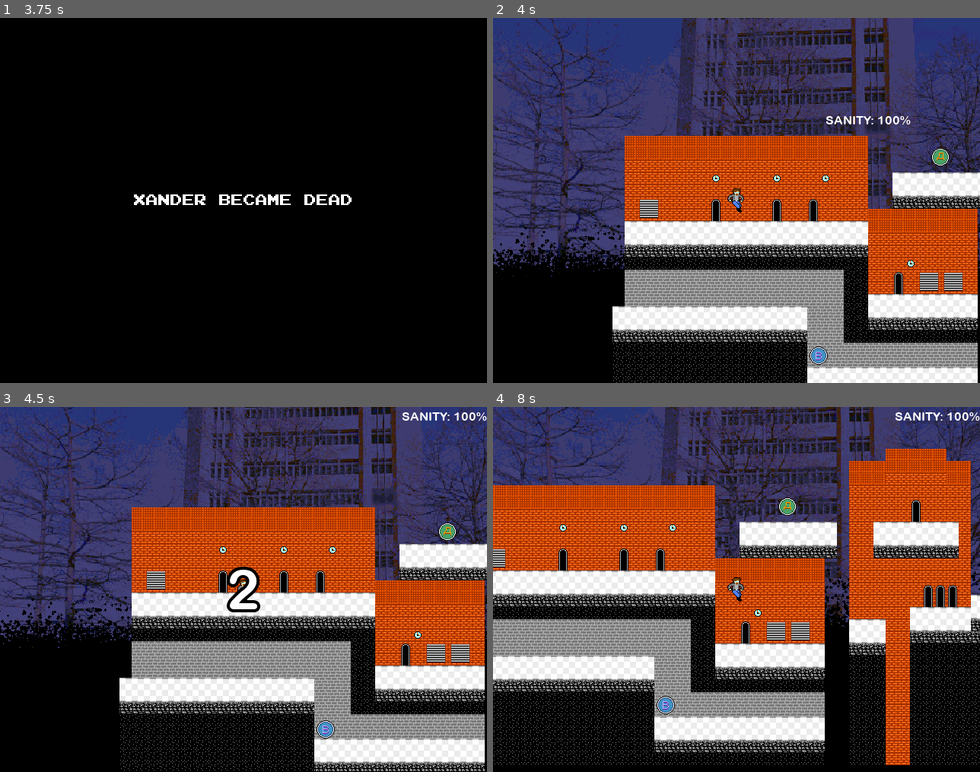
Above: before the commit, frames 1-4 (two rows, left to right).
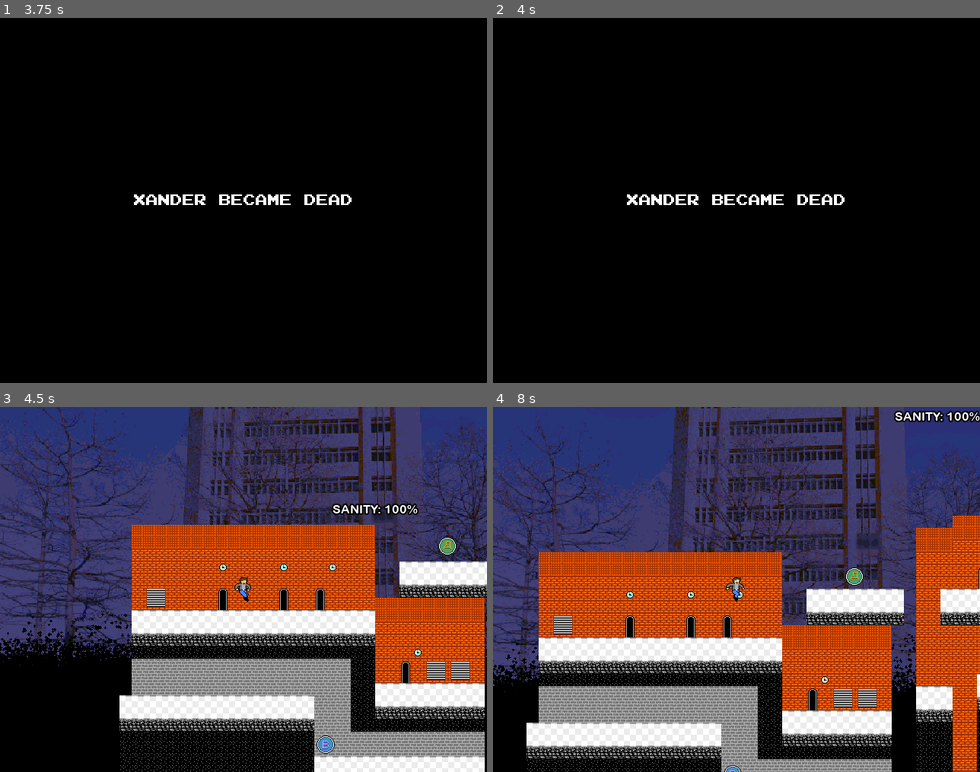
Above: after the commit, the same moments.

Repository: TheTophatDemon/GDA-Nov-2021-Game-Jam
Game: Godot game, scene res://scenes/lose.tscn
Same seed, same stepped clock (60 frames per second), same inputs: the game is played once before the commit and once after it. This scene is started directly instead of the project's main scene.
Inputs:
- Up to frame 1 (3.75 s): tap Enter at 0.5, 2, 3.5 s; hold Right (move_right) 0.53-1.28 s; tap Z (jump) at 0.77, 1.52, 3.02 s; tap Space at 1.25, 2.75 s; hold Left (move_left) 1.28-2.03 s; hold Right (move_right) 2.03-3.53 s; hold Left (move_left) from 3.53 s (still down)
- Up to frame 2 (4 s): keep holding Left (move_left); tap Z (jump) at 3.77 s
- Up to frame 3 (4.5 s): keep holding Left (move_left); tap M (mute_music) at 4.15 s
- Up to frame 4 (8 s): tap Z (jump) at 4.52, 6.02, 6.77, 7.52 s; release Left (move_left) at 5.78 s; hold Right (move_right) from 5.78 s (still down)

Frame 1 is identical in both runs. In frame 2, 80% of the frame differs, in the area x 0-100%, y 0-100%; in frame 3, 53%; in frame 4, 75%.

Commit message:
Added death and pain sounds

Diff:
--- a/chase-game/objects/dead_player.tscn
+++ b/chase-game/objects/dead_player.tscn
@@ -1,9 +1,15 @@
-[gd_scene load_steps=3 format=2]
+[gd_scene load_steps=4 format=2]
 
 [ext_resource path="res://scripts/dead_player.gd" type="Script" id=1]
 [ext_resource path="res://graphics/xander/xander_death.png" type="Texture" id=2]
+[ext_resource path="res://sounds/death.wav" type="AudioStream" id=3]
 
 [node name="DeadPlayer" type="Sprite"]
 position = Vector2( 129.515, 273.094 )
 texture = ExtResource( 2 )
 script = ExtResource( 1 )
+
+[node name="AudioStreamPlayer" type="AudioStreamPlayer" parent="."]
+stream = ExtResource( 3 )
+autoplay = true
+bus = "SFX"
--- a/chase-game/objects/player.tscn
+++ b/chase-game/objects/player.tscn
@@ -1,9 +1,10 @@
-[gd_scene load_steps=31 format=2]
+[gd_scene load_steps=32 format=2]
 
 [ext_resource path="res://graphics/xander/xander_slide.png" type="Texture" id=1]
 [ext_resource path="res://graphics/xander/xander_skid.png" type="Texture" id=2]
 [ext_resource path="res://objects/player_animator.tscn" type="PackedScene" id=3]
 [ext_resource path="res://scripts/player.gd" type="Script" id=4]
+[ext_resource path="res://sounds/hurt.wav" type="AudioStream" id=5]
 [ext_resource path="res://graphics/xander/xander_run3.png" type="Texture" id=6]
 [ext_resource path="res://graphics/xander/flying_shadow.png" type="Texture" id=7]
 [ext_resource path="res://graphics/xander/xander_walk2.png" type="Texture" id=8]
@@ -269,3 +270,8 @@
 
 [node name="CollisionShape2D" type="CollisionShape2D" parent="KillDetector"]
 shape = SubResource( 11 )
+
+[node name="HurtSound" type="AudioStreamPlayer" parent="."]
+stream = ExtResource( 5 )
+volume_db = -4.052
+bus = "SFX"
--- a/chase-game/scenes/game.tscn
+++ b/chase-game/scenes/game.tscn
@@ -13,6 +13,7 @@
 [ext_resource path="res://scripts/hurt_vignette.gd" type="Script" id=11]
 [ext_resource path="res://sounds/count_start.wav" type="AudioStream" id=12]
 [ext_resource path="res://sounds/count_tick.wav" type="AudioStream" id=13]
+[ext_resource path="res://scripts/music_player.gd" type="Script" id=14]
 [ext_resource path="res://music/chase_song.ogg" type="AudioStream" id=16]
 [ext_resource path="res://graphics/items/d_coin.png" type="Texture" id=17]
 [ext_resource path="res://graphics/background/sarkeys.png" type="Texture" id=18]
@@ -213,6 +214,8 @@
 }
 
 [sub_resource type="DynamicFont" id=13]
+outline_size = 2
+outline_color = Color( 0, 0, 0, 1 )
 font_data = ExtResource( 3 )
 
 [sub_resource type="RectangleShape2D" id=12]
@@ -341,6 +344,7 @@
 [node name="MusicPlayer" type="AudioStreamPlayer" parent="Camera2D"]
 stream = ExtResource( 16 )
 bus = "Music"
+script = ExtResource( 14 )
 
 [node name="HUD" type="Control" parent="Camera2D"]
 margin_left = -139.47
@@ -449,7 +453,7 @@
 tile_data = PoolIntArray( 1441890, 9, 0, 1507426, 10, 0, 1572962, 11, 0, 1638491, 9, 0, 1638498, 12, 0, 1704021, 9, 0,  …(537 unchanged characters)…
 
 [node name="KillZone" type="Area2D" parent="."]
-position = Vector2( 109.143, 560.069 )
+position = Vector2( 109.143, 579.151 )
 collision_layer = 32
 collision_mask = 16
 
--- a/chase-game/scenes/lose.tscn
+++ b/chase-game/scenes/lose.tscn
@@ -1,7 +1,8 @@
-[gd_scene load_steps=4 format=2]
+[gd_scene load_steps=5 format=2]
 
 [ext_resource path="res://scripts/lose_screen.gd" type="Script" id=1]
 [ext_resource path="res://graphics/press-start.k.ttf" type="DynamicFontData" id=2]
+[ext_resource path="res://music/dame_da_ne.ogg" type="AudioStream" id=3]
 
 [sub_resource type="DynamicFont" id=1]
 font_data = ExtResource( 2 )
@@ -25,3 +26,8 @@
 margin_bottom = 248.0
 custom_fonts/font = SubResource( 1 )
 text = "XANDER BECAME DEAD"
+
+[node name="Music" type="AudioStreamPlayer" parent="."]
+stream = ExtResource( 3 )
+autoplay = true
+bus = "Music"
--- a/chase-game/scripts/fill_screen.gd
+++ b/chase-game/scripts/fill_screen.gd
@@ -1,4 +1,7 @@
 extends Control
+
+func _ready():
+	visible = true
 
 func _process(delta):
 	rect_size = get_viewport_rect().size
--- a/chase-game/scripts/globals.gd
+++ b/chase-game/scripts/globals.gd
@@ -7,11 +7,17 @@
 signal start_game()
 signal coin_collected(coin_type)
 signal sanity_change(new_sanity)
+signal player_die()
+
+var mus_bus_idx = 0
+
+func _ready():
+	mus_bus_idx = AudioServer.get_bus_index("Music")
+	AudioServer.set_bus_mute(mus_bus_idx, false)
 
 func _process(_delta):
 	if Input.is_action_just_pressed("mute_music"):
-		var mus_idx = AudioServer.get_bus_index("Music")
-		AudioServer.set_bus_mute(mus_idx, not AudioServer.is_bus_mute(mus_idx))
+		AudioServer.set_bus_mute(mus_bus_idx, not AudioServer.is_bus_mute(mus_bus_idx))
 
 func goto_death_screen():
 	get_tree().change_scene("res://scenes/lose.tscn")
--- a/chase-game/scripts/lose_screen.gd
+++ b/chase-game/scripts/lose_screen.gd
@@ -1,6 +1,6 @@
 extends Control
 
-export(float) var restart_time = 4.0
+export(float) var restart_time = 4.5
 
 var restart_timer = 0.0
 
--- /dev/null
+++ b/chase-game/scripts/music_player.gd
@@ -0,0 +1,4 @@
+extends AudioStreamPlayer
+
+func _ready():
+	Globals.connect("player_die", self, "queue_free")
--- a/chase-game/scripts/player.gd
+++ b/chase-game/scripts/player.gd
@@ -6,6 +6,7 @@
 export(float) var sanityDropRate = 25.0
 
 onready var kill_detector = $KillDetector
+onready var hurt_sound = $HurtSound
 
 var sanity = 100.0
 var touching_enemies = 0
@@ -38,6 +39,7 @@
 	var corpse = DEAD_SCN.instance()
 	get_parent().add_child(corpse)
 	corpse.global_position = global_position
+	Globals.emit_signal("player_die")
 	queue_free()
 
 func _spawn_shadow():
@@ -63,6 +65,7 @@
 		control(0.0, false)
 
 	if touching_enemies > 0:
+		hurt_sound.play()
 		sanity -= delta * sanityDropRate
 		Globals.emit_signal("sanity_change", sanity)
 	if sanity <= 0.0:
Not shown, added: chase-game/export_presets.cfg
Not shown, added: chase-game/music/dame_da_ne.ogg.import
Not shown: 1 places in chase-game/scenes/game.tscn that only renumber resources
Not shown, added: chase-game/sounds/death.wav.import
Not shown, added: chase-game/sounds/hurt.wav.import
Not shown, changed: TODO.md
Not shown, added: chase-game/music/dame_da_ne.ogg
Not shown, added: chase-game/sounds/death.wav
Not shown, added: chase-game/sounds/hurt.wav
Not shown, added: dame_da_ne.xrns
Not shown, added: raw_death_sound.wav
